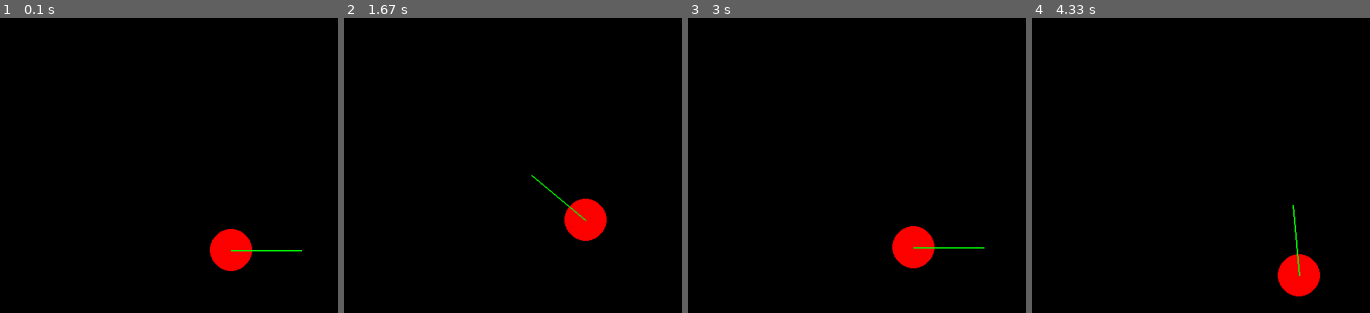
Above: before the commit, frames 1-4 (left to right).
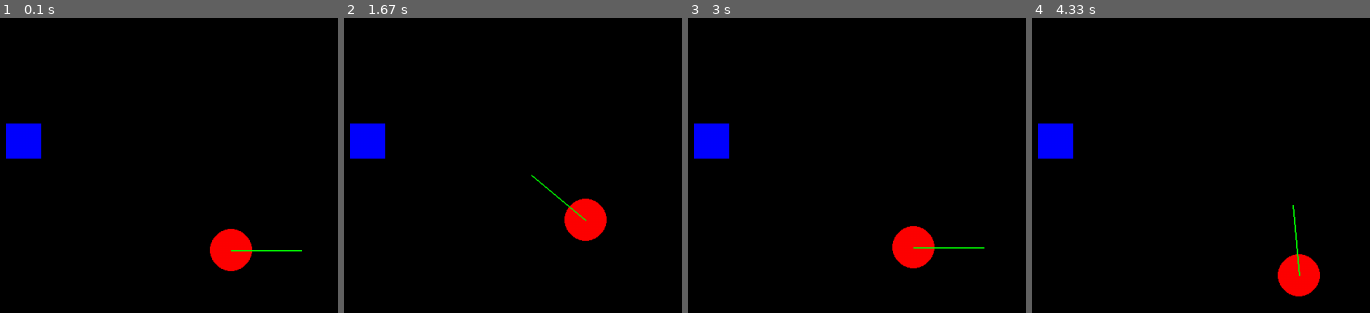
Above: after the commit, the same moments.

Repository: sprout88/pygame_shooting
Game: pygame game, started from keyboard_controlled_instance.py
Same seed, same stepped clock (60 frames per second), same inputs: the game is played once before the commit and once after it.
Inputs:
- Up to frame 1 (0.1 s): no input
- Up to frame 2 (1.67 s): hold Right 0.33-0.8 s; hold Up 0.83-1.13 s; hold Right 1.17-1.63 s
- Up to frame 3 (3 s): hold Left 1.67-2.2 s; hold Down 2.23-2.53 s; hold Left 2.57-2.97 s
- Up to frame 4 (4.33 s): hold Up 3-3.37 s; hold Right 3.4-4.03 s; hold Down from 4.07 s (still down)

The runs differ from the first frame. In frame 1, 1.3% of the frame differs, in the area x 1-13%, y 35-48%; in frame 2, 1.3%; in frame 3, 1.3%; in frame 4, 1.3%.

Commit message:
feat collidable wall

Diff:
--- a/keyboard_controlled_instance.py
+++ b/keyboard_controlled_instance.py
@@ -16,6 +16,7 @@
 BLACK = (0, 0, 0)
 RED = (255, 0, 0)  # 플레이어 색상
 GREEN = (0, 255, 0)  # 직선 색상
+BLUE = (0, 0, 255)  # 벽 색상
 
 # 플레이어 설정
 player_radius = 30  # 플레이어 원의 반지름
@@ -36,6 +37,10 @@
 player_centerx = SCREEN_WIDTH // 2
 player_centery = SCREEN_HEIGHT // 2
 
+# 벽 설정
+wall_size = 50
+wall_rect = pygame.Rect(SCREEN_WIDTH // 4, SCREEN_HEIGHT // 4, wall_size, wall_size)
+
 # 총알 그래픽 설정
 def draw_rotated_bullet(surface, color, center, width, height, angle):
     """회전된 총알을 그립니다."""
@@ -44,6 +49,10 @@
     rotated_bullet = pygame.transform.rotate(bullet_surface, -angle)
     rotated_rect = rotated_bullet.get_rect(center=center)
     surface.blit(rotated_bullet, rotated_rect.topleft)
+
+def check_collision(rect1, rect2):
+    """두 사각형이 충돌하는지 검사합니다."""
+    return rect1.colliderect(rect2)
 
 # 게임 루프 변수
 running = True
@@ -67,17 +76,25 @@
         player_angle -= 5
 
     # 이동 설정
+    dx = 0
+    dy = 0
     if keys[pygame.K_UP]:
         dx = player_speed * math.cos(math.radians(-player_angle))
         dy = player_speed * math.sin(math.radians(-player_angle))
-        player_centerx += dx
-        player_centery -= dy  # Y축 반전
 
     if keys[pygame.K_DOWN]:
         dx = -player_speed * math.cos(math.radians(-player_angle))
         dy = -player_speed * math.sin(math.radians(-player_angle))
-        player_centerx += dx
-        player_centery -= dy  # Y축 반전
+
+    # 이동 후 플레이어의 새로운 위치
+    new_player_centerx = player_centerx + dx
+    new_player_centery = player_centery - dy  # Y축 반전
+
+    # 플레이어의 충돌 검사 및 위치 업데이트
+    new_player_rect = pygame.Rect(new_player_centerx - player_radius, new_player_centery - player_radius, player_radius * 2, player_radius * 2)
+    if not check_collision(new_player_rect, wall_rect):
+        player_centerx = new_player_centerx
+        player_centery = new_player_centery
 
     # 총알 발사
     if keys[pygame.K_SPACE]:
@@ -112,6 +129,9 @@
     for bullet_rect, _, bullet_angle in bullets:
         draw_rotated_bullet(screen, RED, bullet_rect.center, bullet_width, bullet_height, bullet_angle)
 
+    # 벽 그리기
+    pygame.draw.rect(screen, BLUE, wall_rect)
+
     pygame.display.flip()
     clock.tick(30)
 
